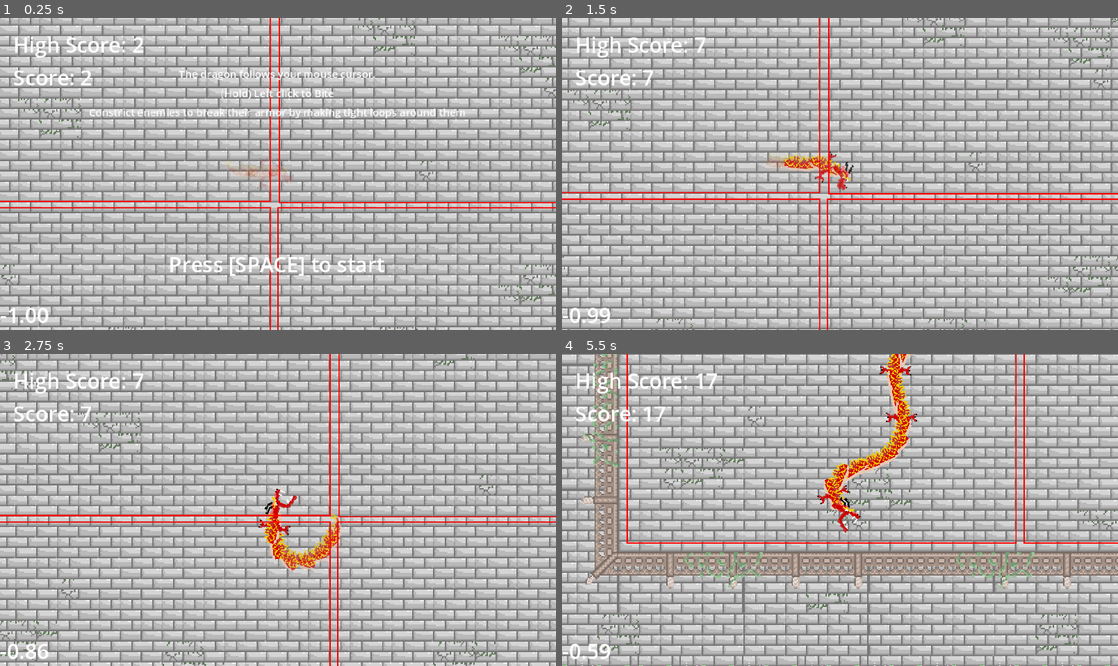
Above: before the commit, frames 1-4 (two rows, left to right).
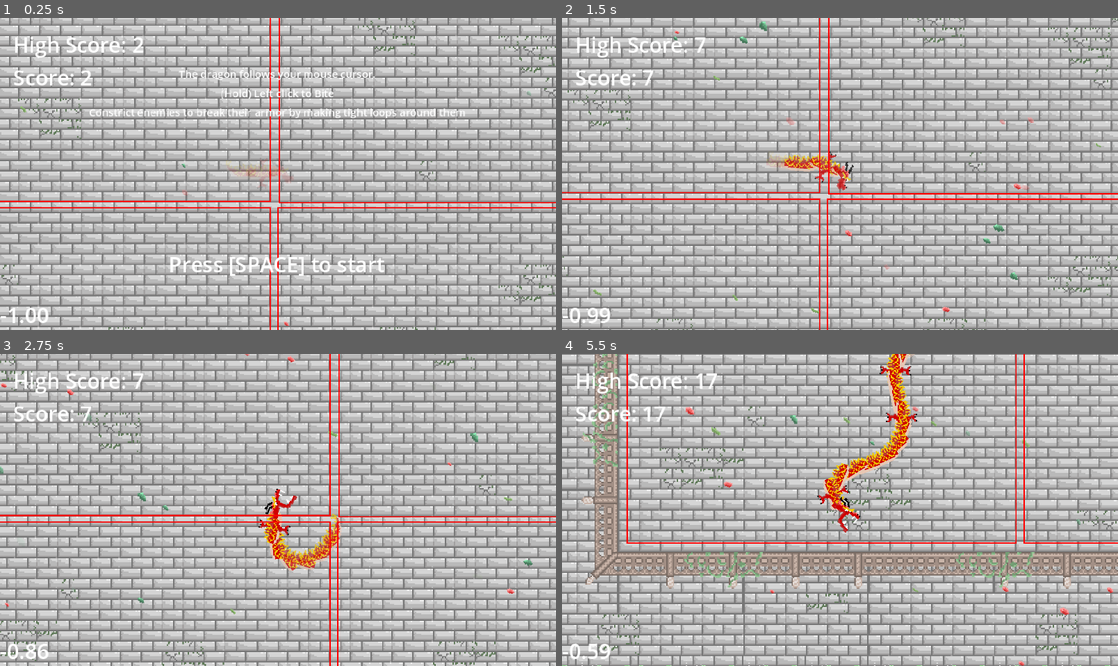
Above: after the commit, the same moments.

Repository: Steaf23/GMTK-2025
Game: Godot game, scene res://world.tscn
Two runs of this game, one before a commit and one after it. Both use one fixed random seed, a clock stepped at 60 frames per second and the inputs below. The engine's default icon, where the game draws it, is replaced by a stand-in: a white triangle on a blue panel in a dark square.
Inputs (mouse positions are in pixels of both pictures, inside the frame that each line leads up to):
- Up to frame 1 (0.25 s): no input
- Up to frame 2 (1.5 s): tap Enter at 0.5, 1.25 s; move the mouse to (962, 158) at 0.52 s; press the mouse at (962, 158) at 0.53 s; move the mouse to (728, 189) at 1.27 s; release the mouse at (728, 189) at 1.28 s; tap Space (continue) at 1.35 s
- Up to frame 3 (2.75 s): move the mouse to (333, 441) at 2.02 s; press the mouse at (333, 441) at 2.03 s
- Up to frame 4 (5.5 s): move the mouse to (812, 572) at 2.77 s; release the mouse at (812, 572) at 2.78 s; tap Space (continue) at 2.85, 4.35 s; move the mouse to (1006, 556) at 3.52 s; press the mouse at (1006, 556) at 3.53 s; move the mouse to (673, 463) at 4.27 s; release the mouse at (673, 463) at 4.28 s; move the mouse to (867, 510) at 5.02 s; press the mouse at (867, 510) at 5.03 s

The runs differ from the first frame. In frame 1, less than 0.1% of the frame differs, in the area x 3-96%, y 23-99%; in frame 2, 0.3%, in the area x 5-97%, y 1-95%; in frame 3, 0.2%; in frame 4, 0.3%.

Commit message:
leaf particles

Diff:
--- a/world.tscn
+++ b/world.tscn
@@ -12,6 +12,7 @@
 [ext_resource type="Texture2D" uid="uid://cbbnqrw8aq8um" path="res://Other_sprites/corner_wall.png" id="7_k3n1d"]
 [ext_resource type="Texture2D" uid="uid://o6oogmonpumm" path="res://Other_sprites/temple tileset.png" id="8_2o6r5"]
 [ext_resource type="PackedScene" uid="uid://d0pwau4w45s2f" path="res://Util/pause_menu.tscn" id="8_gbfbk"]
+[ext_resource type="Texture2D" uid="uid://08p1i4gdwi83" path="res://Other_sprites/leaves.png" id="13_2o6r5"]
 
 [sub_resource type="TileSetAtlasSource" id="TileSetAtlasSource_wse8f"]
 texture = ExtResource("2_gbfbk")
@@ -345,6 +346,34 @@
 [sub_resource type="LabelSettings" id="LabelSettings_gbfbk"]
 font_size = 8
 
+[sub_resource type="CanvasItemMaterial" id="CanvasItemMaterial_70uel"]
+particles_animation = true
+particles_anim_h_frames = 3
+particles_anim_v_frames = 3
+particles_anim_loop = false
+
+[sub_resource type="Gradient" id="Gradient_hiqwa"]
+offsets = PackedFloat32Array(0, 0.176101, 0.849057, 1)
+colors = PackedColorArray(1, 1, 1, 0, 1, 1, 1, 1, 1, 1, 1, 1, 1, 1, 1, 0)
+
+[sub_resource type="GradientTexture1D" id="GradientTexture1D_2u3nc"]
+gradient = SubResource("Gradient_hiqwa")
+
+[sub_resource type="ParticleProcessMaterial" id="ParticleProcessMaterial_k3n1d"]
+particle_flag_disable_z = true
+emission_shape = 3
+emission_box_extents = Vector3(500, 300, 1)
+spread = 20.0
+initial_velocity_min = 20.0
+initial_velocity_max = 80.0
+angular_velocity_min = -1.60933e-05
+angular_velocity_max = 50.0
+gravity = Vector3(0, 10, 0)
+scale_min = 0.5
+scale_max = 1.2
+color_ramp = SubResource("GradientTexture1D_2u3nc")
+anim_offset_max = 1.0
+
 [node name="World" type="Node2D"]
 script = ExtResource("1_tlwt5")
 
@@ -547,6 +576,14 @@
 [node name="PauseMenu" parent="Pause" instance=ExtResource("8_gbfbk")]
 visible = false
 
+[node name="GPUParticles2D" type="GPUParticles2D" parent="."]
+material = SubResource("CanvasItemMaterial_70uel")
+position = Vector2(322, 193)
+amount = 100
+texture = ExtResource("13_2o6r5")
+visibility_rect = Rect2(-300, -150, 600, 300)
+process_material = SubResource("ParticleProcessMaterial_k3n1d")
+
 [connection signal="timeout" from="Spawner/SpawnTimer" to="Spawner" method="_on_spawn_timer_timeout"]
 [connection signal="pressed" from="Gameover/CenterContainer/MarginContainer/VBoxContainer/Restart" to="." method="_on_restart_pressed"]
 [connection signal="pressed" from="HUD/HBoxContainer/Add" to="." method="_on_add_pressed"]
Binary file added: Other_sprites/leaves.png
Not shown, added: Other_sprites/leaves.png.import
Not shown: 1 places in world.tscn that only renumber resources
